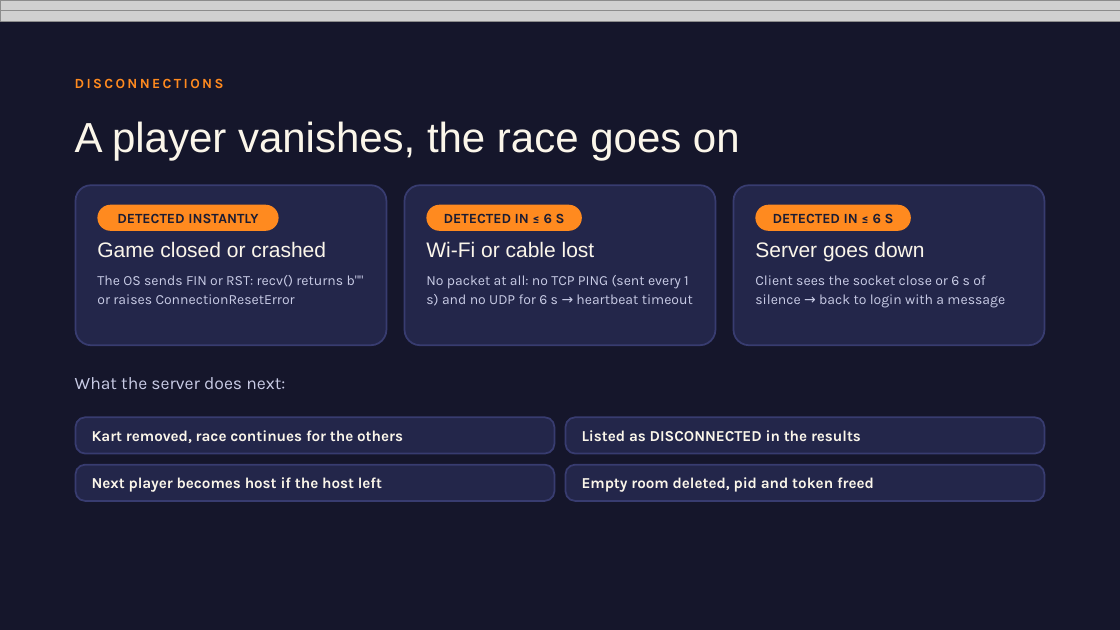
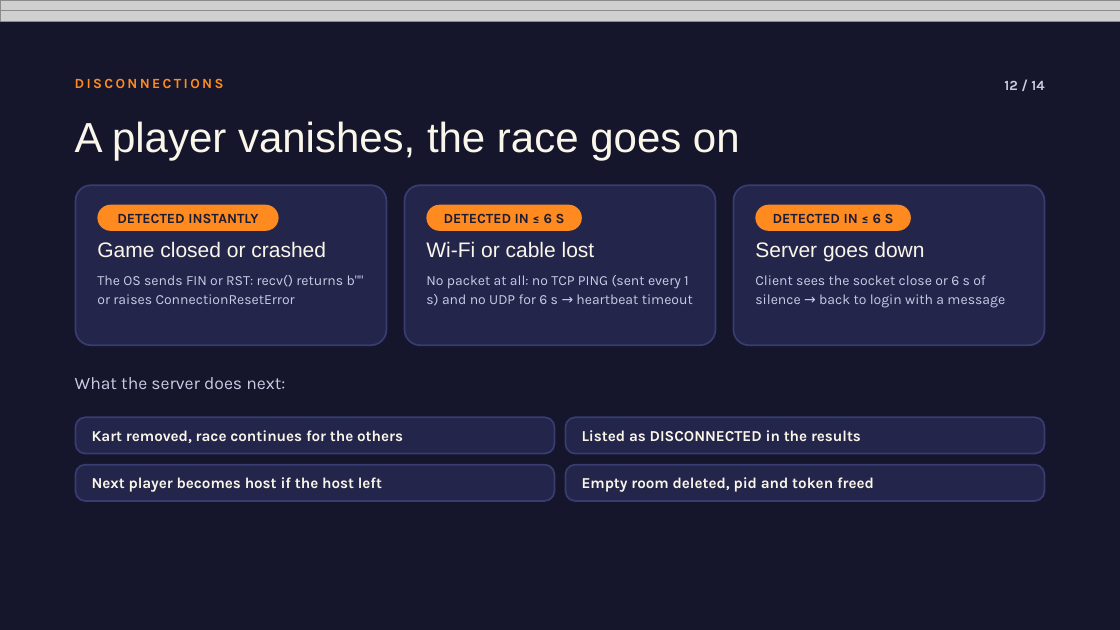
Before and after one commit to BachaBey/Racing-Karts, a slide deck: slide 12 of docs/Turbo Kart Arena – Project 2 (animated).pptx. Drawn at 1120x630 pixels with LibreOffice and Linux fonts; fonts in the diff are those of the drawing; grey boxes stand for pictures. Boxes give left, top, right and bottom in pixels: in the first picture for what was removed or moved away, otherwise in the second. Text is boxed around its words. In the diff, an @@ line names an element or a change of style, - is before the commit and + after.

```diff
--- a/docs/Turbo Kart Arena – Project 2 (animated).pptx
+++ b/docs/Turbo Kart Arena – Project 2 (animated).pptx
@@ page number added at (x1=1004, y1=80, x2=1044, y2=90), 12 pt, text #C9CCE6, bold @@
+12 / 14
```
Also in this commit, not shown: 12 other slides changed.
